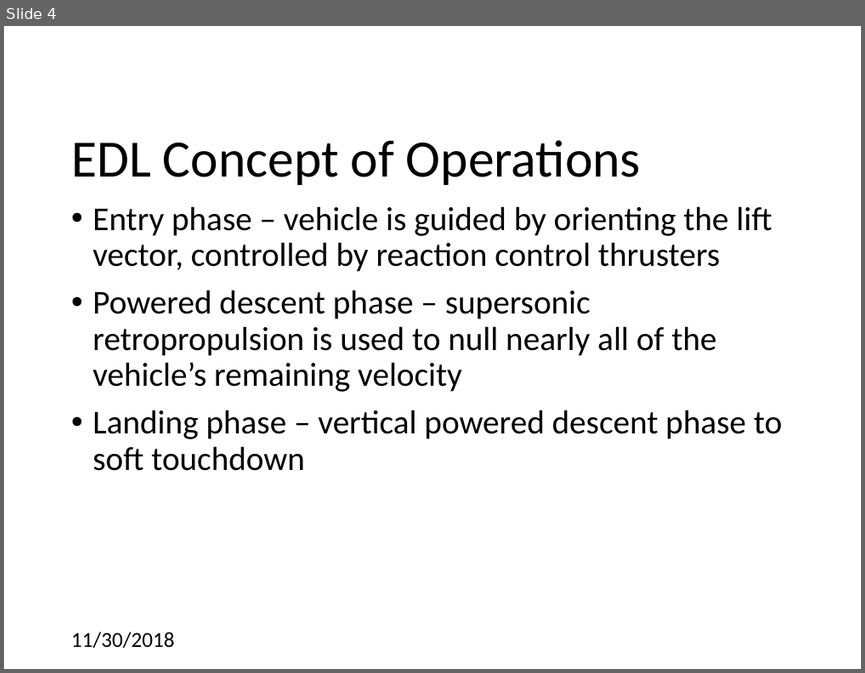
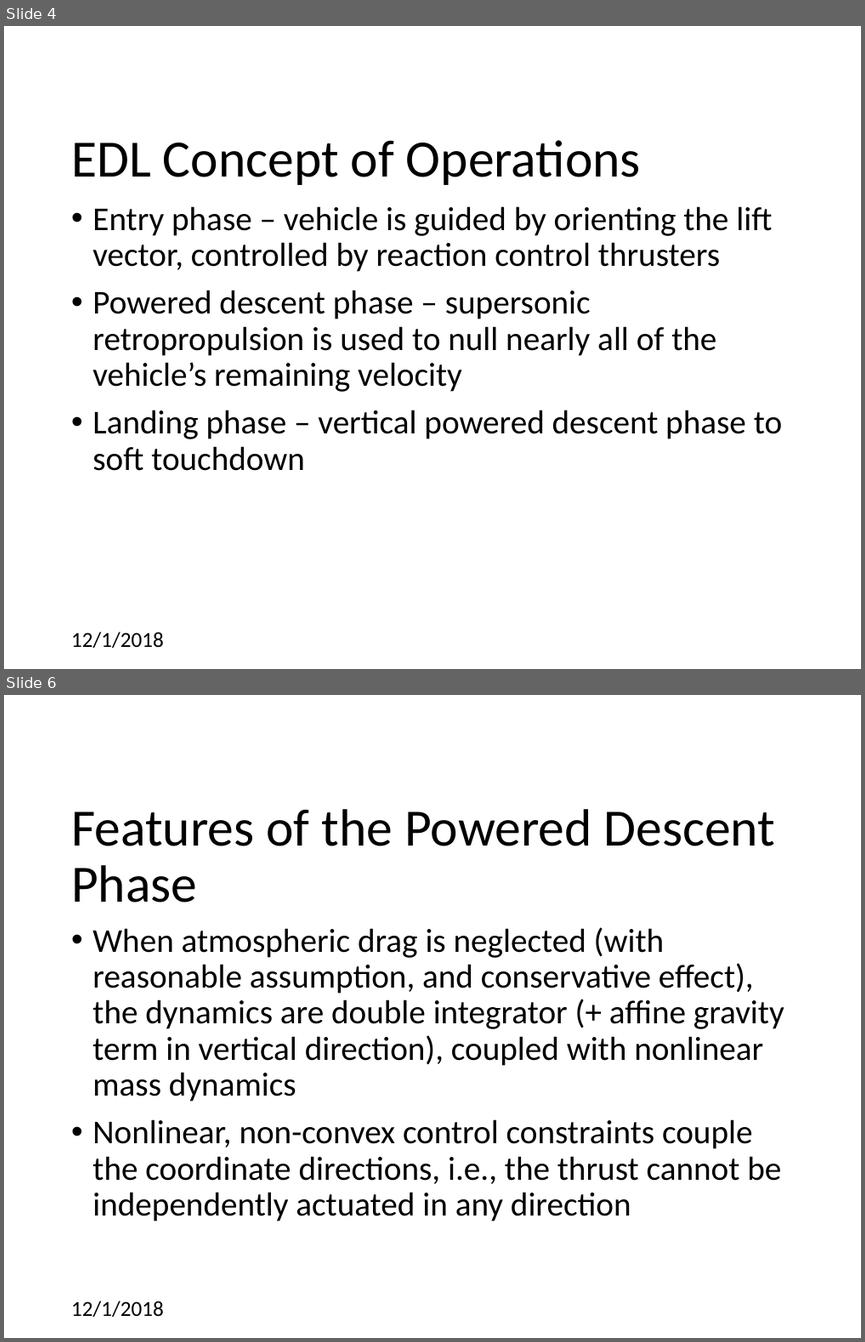
Before and after one commit to CDNoyes/EDL-Py, a slide deck: Documents/Qual Exam.pptx. Shown one above the other, each under a label of ours: slide 4 before the commit, slides 4 and 6 after it; the slides between them are not shown. The pictures are 865x673 and 865x1342 pixels, drawn with LibreOffice and Linux fonts; fonts in the diff are those of the drawing; background and template pictures are left out. Boxes give left, top, right and bottom in pixels: in the first picture for what was removed or moved away, otherwise in the second. Text is boxed around its words. In the diff, an @@ line names an element or a change of style, - is before the commit and + after.

```diff
--- a/Documents/Qual Exam.pptx
+++ b/Documents/Qual Exam.pptx
@@ slide 6 added at <box>4,695,861,1338</box>, background #FFFFFF @@
@@ title added at <box>71,809,776,902</box>, 44 pt, text #000000 @@
+Features of the Powered Descent Phase
@@ text added at <box>92,927,784,1221</box>, 28 pt, text #000000 @@
+• When atmospheric drag is neglected (with reasonable assumption, and conservative effect), the dynamics are double integrator (+ affine gravity term in vertical direction), coupled with nonlinear mass dynamics
+• Nonlinear, non-convex control constraints couple the coordinate directions, i.e., the thrust cannot be independently actuated in any direction
@@ text added at <box>71,1300,164,1316</box>, 18 pt, text #000000 @@
+12/1/2018
@@ slide 4 changed as well @@
@@ text at <box>71,631,164,647</box>: text changed @@
-11/30/2018
+12/1/2018
```
Also in this commit, not shown: 32 other slides changed, 1 other slide added.
